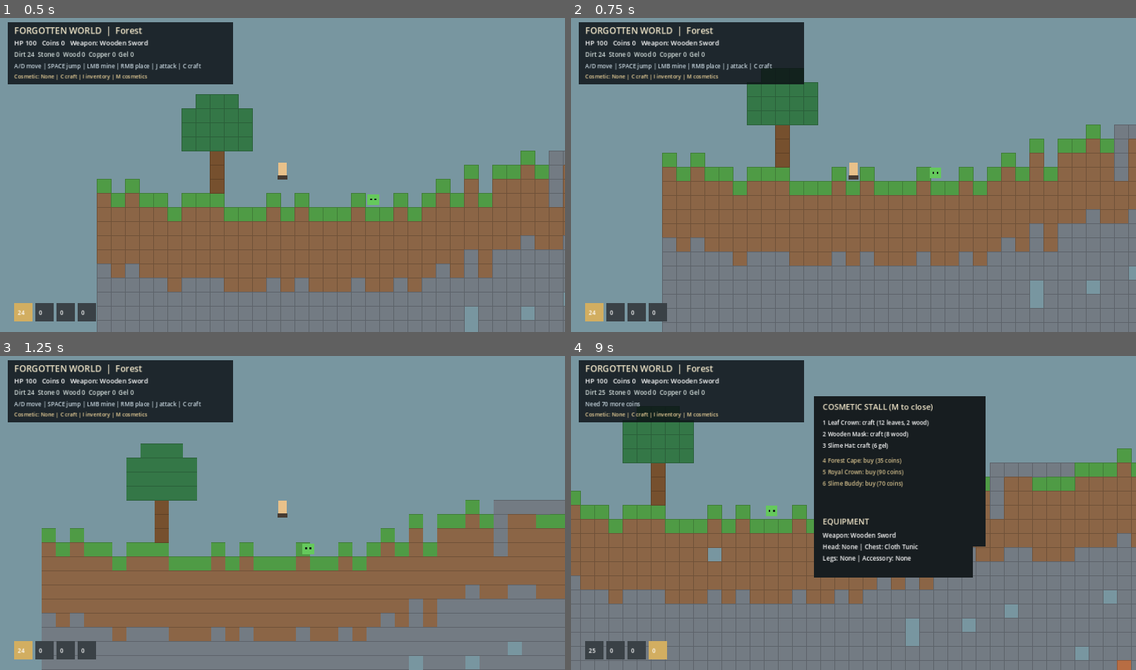
Above: before the commit, frames 1-4 (two rows, left to right).
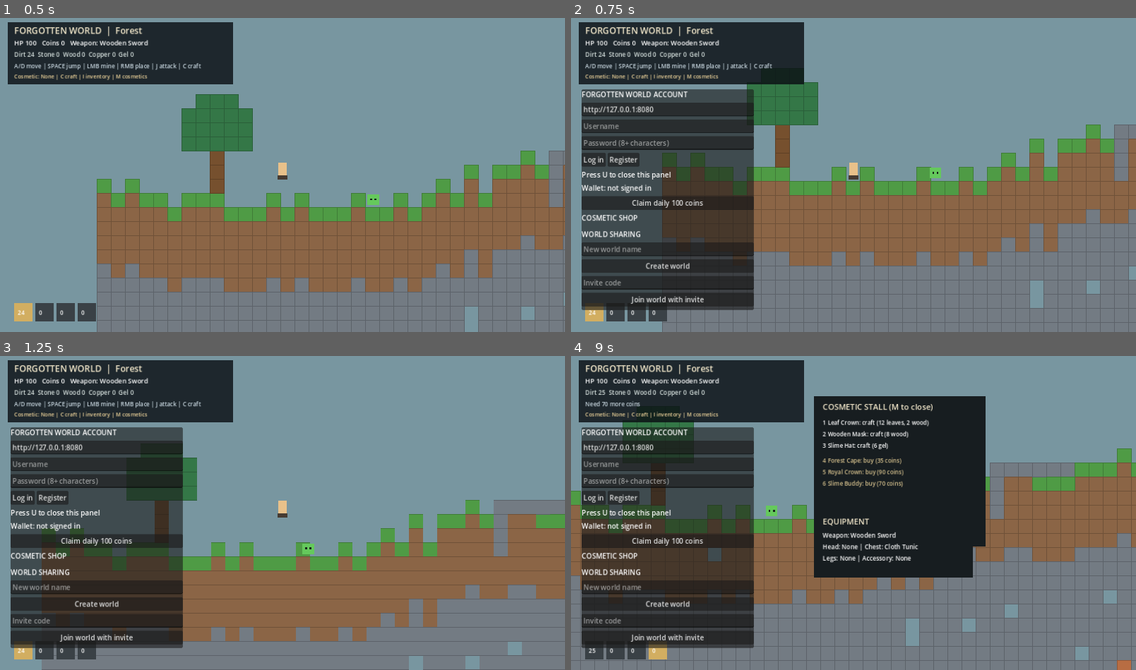
Above: after the commit, the same moments.

Repository: Jayden1337-10/Game
Game: Godot game, scene res://scenes/main.tscn
The game is run twice, just before and just after one commit, with the same random seed, the same clock (stepped at 60 frames per second) and the same inputs.
Inputs (mouse positions are in pixels of both pictures, inside the frame that each line leads up to):
- Up to frame 1 (0.5 s): no input
- Up to frame 2 (0.75 s): tap Enter at 0.5 s; move the mouse to (977, 156) at 0.52 s; hold Right (ui_right) from 0.53 s (still down); tap U at 0.6 s; click (977, 156) at 0.67 s
- Up to frame 3 (1.25 s): keep holding Right (ui_right); tap Space at 0.77 s
- Up to frame 4 (9 s): tap U at 1.25, 8.85 s; move the mouse to (740, 525) at 1.27 s; release Right (ui_right) at 1.28 s; hold Left (ui_left) 1.28-2.03 s; tap C at 1.35 s; tap Space at 1.52, 3.02, 3.77, 4.25, 4.52, 6.02, 6.77, 7.52 s; move the mouse to (910, 440) at 2.02 s; hold Right (ui_right) 2.03-3.53 s; tap I at 2.1 s; tap Enter at 2.75, 5.75 s; move the mouse to (825, 575) at 2.77 s; tap M at 2.85 s; click (825, 575) at 2.92 s; move the mouse to (1023, 560) at 3.52 s; hold Left (ui_left) 3.53-5.78 s; tap 1 at 3.6 s; move the mouse to (684, 462) at 4.27 s; tap 9 at 4.35 s; move the mouse to (881, 509) at 5.02 s; tap 3 at 5.1 s; click (881, 509) at 5.17 s; move the mouse to (768, 431) at 5.77 s; hold Right (ui_right) 5.78-8.03 s; tap 4 at 5.85 s; move the mouse to (977, 494) at 6.52 s; tap 6 at 6.6 s; move the mouse to (740, 525) at 7.27 s; tap J at 7.35 s; click (740, 525) at 7.42 s; move the mouse to (910, 440) at 8.02 s; hold Left (ui_left) from 8.03 s (still down); tap E at 8.1 s; move the mouse to (825, 575) at 8.77 s

Frame 1 is identical in both runs. In frame 2, 21% of the frame differs, in the area x 1-33%, y 22-94%; in frame 3, 21%; in frame 4, 21%.

Commit message:
Attach in-game account and shop interface

Diff:
--- a/game/scenes/main.tscn
+++ b/game/scenes/main.tscn
@@ -1,10 +1,14 @@
-[gd_scene load_steps=3 format=3]
+[gd_scene load_steps=4 format=3]
 
 [ext_resource type="Script" path="res://scripts/main.gd" id="1"]
 [ext_resource type="Script" path="res://scripts/account_api.gd" id="2"]
+[ext_resource type="Script" path="res://scripts/account_ui.gd" id="3"]
 
 [node name="ForgottenWorld" type="Node2D"]
 script = ExtResource("1")
 
 [node name="AccountAPI" type="Node" parent="."]
 script = ExtResource("2")
+
+[node name="AccountUI" type="CanvasLayer" parent="."]
+script = ExtResource("3")
